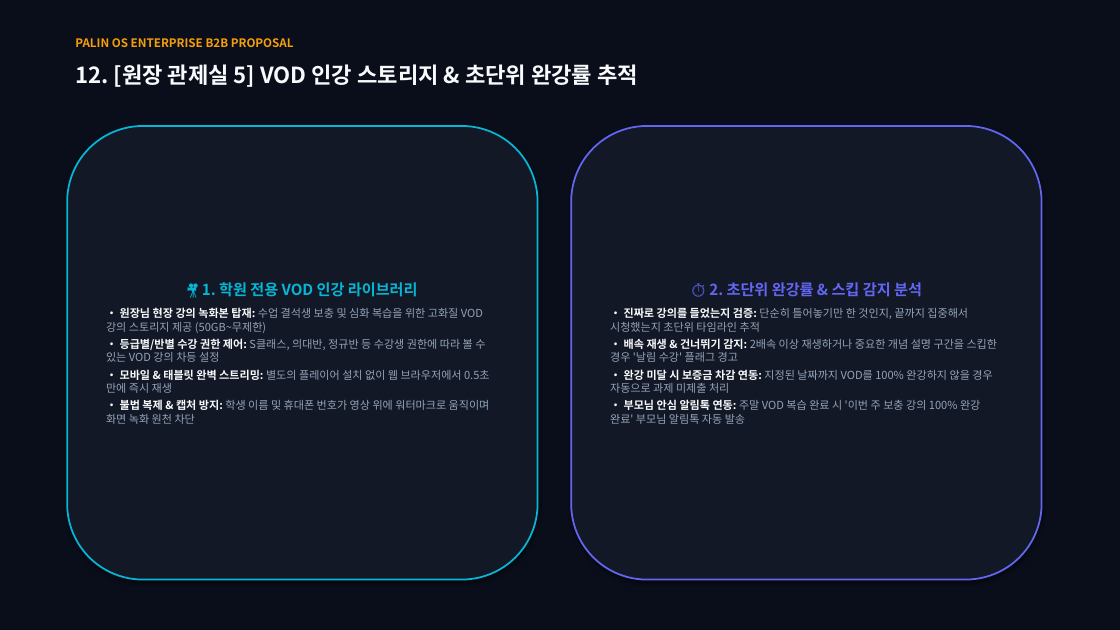
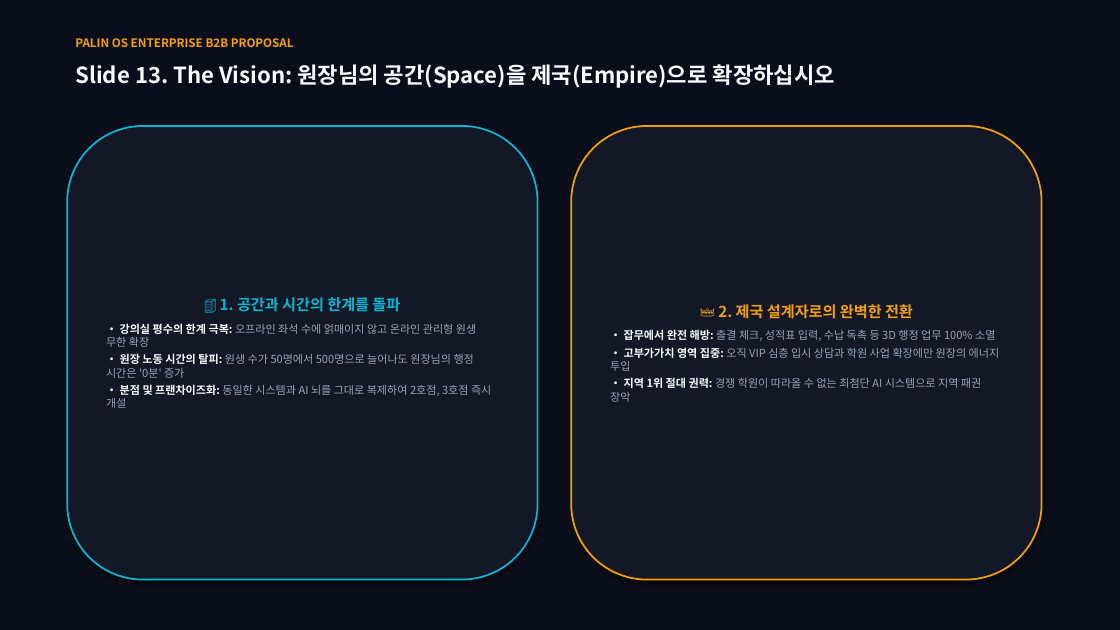
Before and after one commit to cheol-hun-kim/PALIN, a slide deck: slide 13 of PALIN_OS_B2B_Director_Proposal.pptx. Drawn at 1120x630 pixels with LibreOffice and Linux fonts; fonts in the diff are those of the drawing. Boxes give left, top, right and bottom in pixels: in the first picture for what was removed or moved away, otherwise in the second. Text is boxed around its words. In the diff, an @@ line names an element or a change of style, - is before the commit and + after.

```diff
--- a/PALIN_OS_B2B_Director_Proposal.pptx
+++ b/PALIN_OS_B2B_Director_Proposal.pptx
@@ text at (x1=75, y1=64, x2=835, y2=88): text changed @@
-12. [원장 관제실 5] VOD 인강 스토리지 & 초단위 완강률 추적
+Slide 13. The Vision: 원장님의 공간(Space)을 제국(Empire)으로 확장하십시오
@@ rounded rectangle "👑 2. 제국 설계자로의 완벽한 ..." at (x1=571, y1=126, x2=1042, y2=580): outline #6366F1 1.5 pt to #F59E0B 1.5 pt @@
@@ text in rounded rectangle at (x1=106, y1=297, x2=491, y2=408): text changed @@
-🎥 1. 학원 전용 VOD 인강 라이브러리
-• 원장님 현장 강의 녹화본 탑재: 수업 결석생 보충 및 심화 복습을 위한 고화질 VOD 강의 스토리지 제공 (50GB~무제한)
-• 등급별/반별 수강 권한 제어: S클래스, 의대반, 정규반 등 수강생 권한에 따라 볼 수 있는 VOD 강의 차등 설정
-• 모바일 & 태블릿 완벽 스트리밍: 별도의 플레이어 설치 없이 웹 브라우저에서 0.5초 만에 즉시 재생
-• 불법 복제 & 캡처 방지: 학생 이름 및 휴대폰 번호가 영상 위에 워터마크로 움직이며 화면 녹화 원천 차단
+🏢 1. 공간과 시간의 한계를 돌파
+• 강의실 평수의 한계 극복: 오프라인 좌석 수에 얽매이지 않고 온라인 관리형 원생 무한 확장
+• 원장 노동 시간의 탈피: 원생 수가 50명에서 500명으로 늘어나도 원장님의 행정 시간은 '0분' 증가
+• 분점 및 프랜차이즈화: 동일한 시스템과 AI 뇌를 그대로 복제하여 2호점, 3호점 즉시 개설
@@ text in rounded rectangle at (x1=610, y1=304, x2=1000, y2=402): text changed @@
-⏱️ 2. 초단위 완강률 & 스킵 감지 분석
-• 진짜로 강의를 들었는지 검증: 단순히 틀어놓기만 한 것인지, 끝까지 집중해서 시청했는지 초단위 타임라인 추적
-• 배속 재생 & 건너뛰기 감지: 2배속 이상 재생하거나 중요한 개념 설명 구간을 스킵한 경우 '날림 수강' 플래그 경고
-• 완강 미달 시 보증금 차감 연동: 지정된 날짜까지 VOD를 100% 완강하지 않을 경우 자동으로 과제 미제출 처리
-• 부모님 안심 알림톡 연동: 주말 VOD 복습 완료 시 '이번 주 보충 강의 100% 완강 완료' 부모님 알림톡 자동 발송
+👑 2. 제국 설계자로의 완벽한 전환
+• 잡무에서 완전 해방: 출결 체크, 성적표 입력, 수납 독촉 등 3D 행정 업무 100% 소멸
+• 고부가가치 영역 집중: 오직 VIP 심층 입시 상담과 학원 사업 확장에만 원장의 에너지 투입
+• 지역 1위 절대 권력: 경쟁 학원이 따라올 수 없는 최첨단 AI 시스템으로 지역 패권 장악
```
Also in this commit, not shown: 11 other slides changed, 4 slides added, 6 slides removed, 4 other files.
